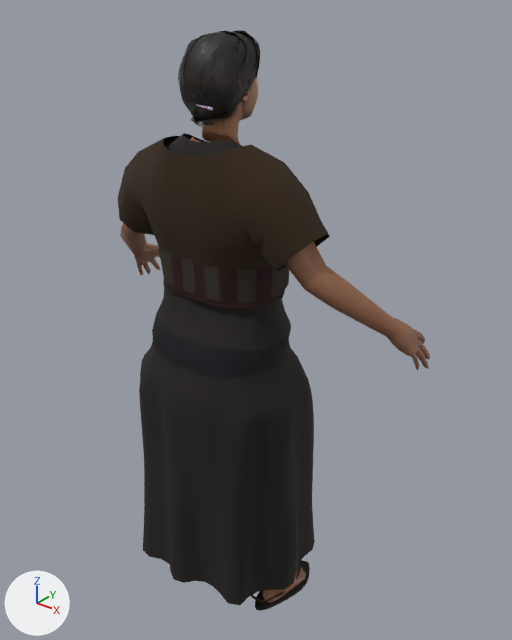
One commit to the glTF model campaigns/01_pachacutec/assets/models/pch_npc_villager_c.glb: the scene before it, then after it.
Both versions are drawn from a camera (50 mm lens) standing at (0.944, -1.026, 1.418) and looking at (0.047, 0.097, 0.722). Arrows for +X, +Y and +Z are at lower left; the lights stay in place. The picture after the commit comes second. Where no turn or scale is listed for an object, it has been applied to the vertices. Vertices at exactly the same position are counted once.

Script lines for the objects in view, before the commit:
```python
me_clothes = bpy.data.meshes.new('clothes')
me_clothes.from_pydata(...)  # 1963 vertices, 3520 faces; spans x -0.264..0.265, y -0.149..0.218, z 0.001..1.139
me_clothes.materials.append(mat_pch_cloth)
me_female1605 = bpy.data.meshes.new('female1605')
me_female1605.from_pydata(...)  # 1066 vertices, 2112 faces; spans x -0.419..0.419, y -0.074..0.251, z 0.001..1.133
me_female1605.materials.append(mat_human_body)  # picture img_middleage_lightskinned_female_diffuse2_png_pch
me_mesh_001 = bpy.data.meshes.new('Mesh.001')
me_mesh_001.from_pydata(...)  # 1940 vertices, 3513 faces; spans x -0.072..0.078, y -0.037..0.146, z 1.03..1.328
# faces by material slot: [3206, 307]
me_mesh_001.materials.append(mat_rb_head)
me_mesh_001.materials.append(mat_rb_hair_001)
ob_body = bpy.data.objects.new('body', me_female1605)
ob_body.location = (0.0, 0.0, 0.0)
ob_clothes = bpy.data.objects.new('clothes', me_clothes)
ob_clothes.location = (0.0, 0.0, 0.0)
ob_head = bpy.data.objects.new('head', me_mesh_001)
ob_head.location = (0.0, 0.0, 0.0)
```
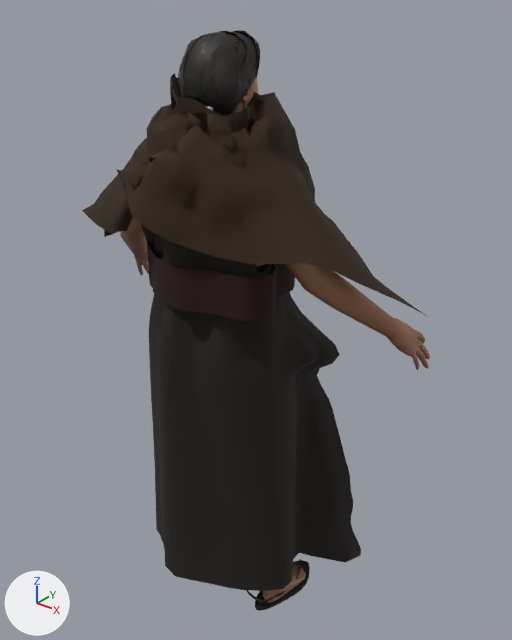
The change, as JSON lines over the scene's bpy script:
```json
{"block": "me_clothes", "where": "# used by ob_clothes; location = (0.0, 0.0, 0.0)"}
{"op": "remove", "block": "me_clothes", "code": "me_clothes.from_pydata(...)  # 1963 vertices, 3520 faces; spans x -0.264..0.265, y -0.149..0.218, z 0.001..1.139"}
{"op": "add", "block": "me_clothes", "code": "me_clothes.from_pydata(...)  # 2212 vertices, 4016 faces; spans x -0.442..0.467, y -0.185..0.237, z 0.001..1.247"}
{"block": "me_clothes", "change": "me_clothes part 1: the loose piece of 1248 vertices spanning x -0.231..0.224, y -0.149..0.176, z 0.09..0.846 is rebuilt with 1408 vertices and now spans x -0.323..0.285, y -0.132..0.237, z 0.054..1.112"}
{"block": "me_clothes", "change": "me_clothes part 2: the loose piece of 200 vertices spanning x -0.264..0.265, y -0.085..0.174, z 0.809..1.132 is rebuilt with 512 vertices and now spans x -0.442..0.467, y -0.185..0.191, z 0.815..1.247"}
{"block": "me_clothes", "change": "me_clothes part 3: the loose piece of 96 vertices spanning x -0.146..0.147, y -0.062..0.167, z 0.826..0.906 is rebuilt with 96 vertices and now spans x -0.146..0.191, y -0.122..0.173, z 0.821..0.911"}
{"block": "me_clothes", "change": "me_clothes part 4"}
{"block": "me_clothes", "change": "223 vertices are removed from x -0.189..0.189, y -0.072..0.159, z 0.671..1.139"}
{"block": "me_clothes", "change": "396 faces are deleted"}
{"block": "me_clothes", "change": "other edits to the shape of me_clothes do not show in these pictures"}
```

What differs and where, as boxes [x1, y1, x2, y2] in the pictures (512 x 640 px):
```json
{"object": "clothes", "change": "reshaped", "before": [118, 133, 330, 611], "after": [82, 73, 429, 611], "on screen": "63% wider, 13% taller"}
{"part": 1, "of": "me_clothes", "change": "rebuilt", "before": [139, 280, 315, 605], "after": [141, 224, 361, 591]}
{"part": 2, "of": "me_clothes", "change": "rebuilt", "before": [118, 136, 330, 308], "after": [82, 73, 429, 317], "on screen": "63% wider, 42% taller"}
{"part": 3, "of": "me_clothes", "change": "rebuilt", "before": [159, 249, 289, 303], "after": [147, 243, 295, 321]}
{"part": 4, "of": "me_clothes", "change": "deleted", "before": [166, 133, 243, 334], "on screen": "mostly hidden"}
```
